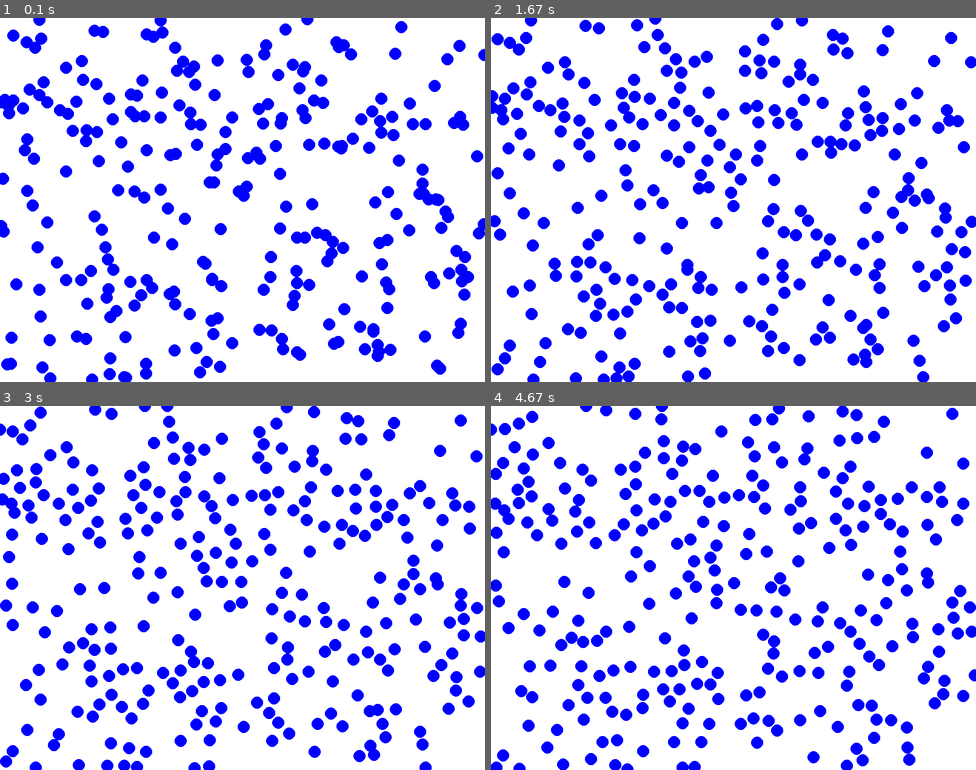
Above: before the commit, frames 1-4 (two rows, left to right).
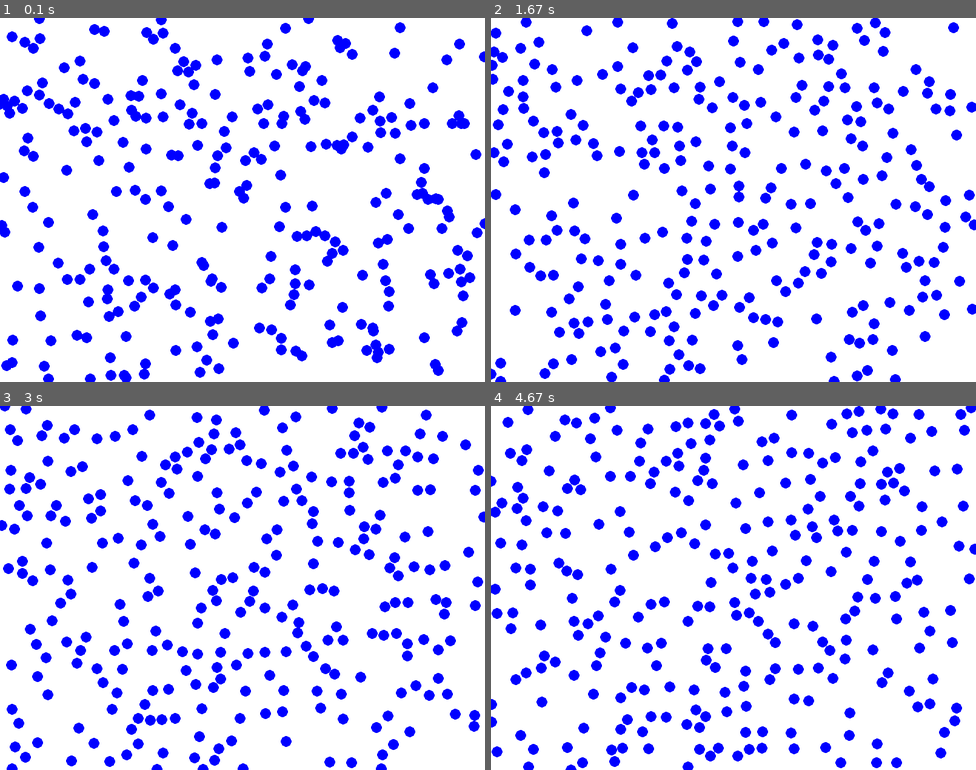
Above: after the commit, the same moments.

Repository: rafal-majewski/cellular-life-simulation
Game: pygame game, started from src/__main__.py
Same seed, same stepped clock (60 frames per second), same inputs: the game is played once before the commit and once after it.
Inputs:
- Up to frame 1 (0.1 s): no input
- Up to frame 2 (1.67 s): no input
- Up to frame 3 (3 s): no input
- Up to frame 4 (4.67 s): tap Enter every 0.33 s from 3.33 to 4.33 s

The runs differ from the first frame. In frame 1, 5.1% of the frame differs, in the area x 0-100%, y 0-100%; in frame 2, 26%; in frame 3, 27%; in frame 4, 27%.

Commit message:
air is faster

Diff:
--- a/src/engine/Air.py
+++ b/src/engine/Air.py
@@ -14,7 +14,7 @@
 			position=position,
 			velocity=velocity,
 			mass=0.1,
-			radius=10,
+			radius=9,
 			color=Color(r=0, g=0, b=255),
 		)
 
--- a/src/game/Game.py
+++ b/src/game/Game.py
@@ -52,7 +52,7 @@
 	def createAir(self) -> Air:
 		air: Air = Air(
 			position=self.generateRandomPosition(),
-			velocity=FloatPoint2(random.uniform(-10, 10), random.uniform(-10, 10)),
+			velocity=FloatPoint2(random.uniform(-50, 50), random.uniform(-50, 50)),
 		)
 		return air
 
